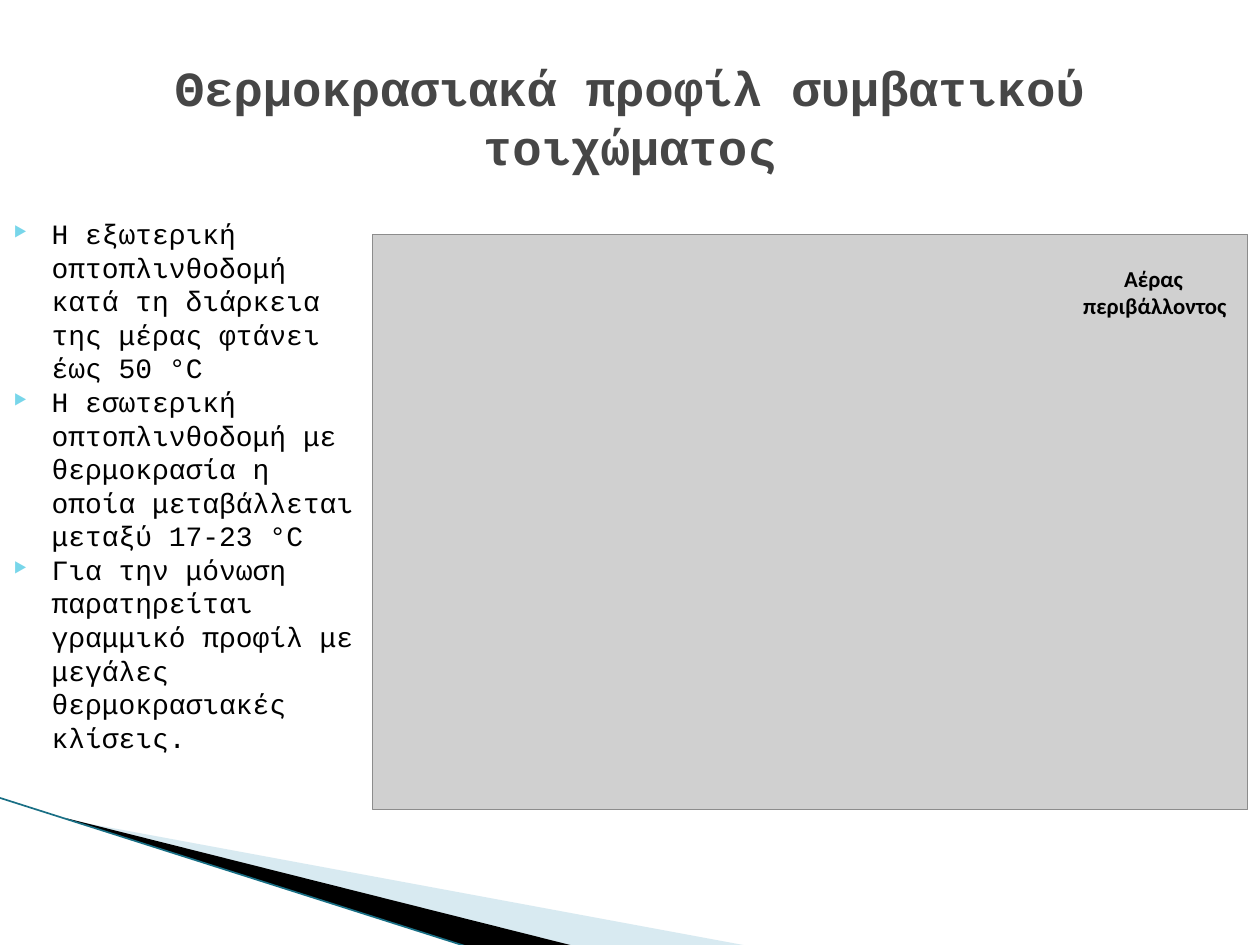
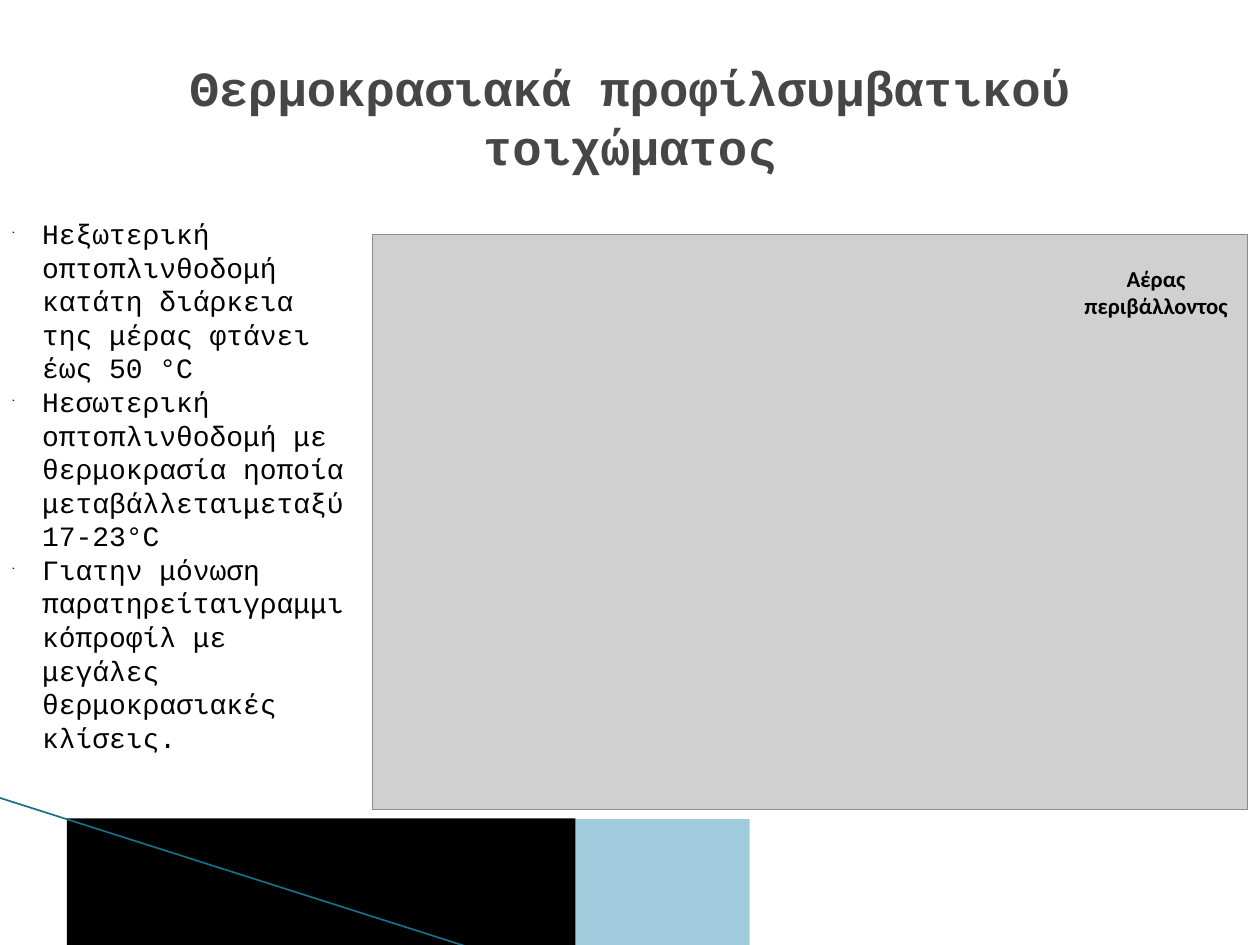
Before and after one commit to DeathNex/bark_GUI, a slide deck: slide 30 of Thesis Documents/Info on bark (chapter 2)/(2) Παρουσίαση πτυχιακής.pptx. Drawn at 1260x945 pixels with LibreOffice and Linux fonts; fonts in the diff are those of the drawing; grey boxes stand for pictures; background and template pictures are left out. Boxes give left, top, right and bottom in pixels: in the first picture for what was removed or moved away, otherwise in the second. Text is boxed around its words. In the diff, an @@ line names an element or a change of style, - is before the commit and + after.

```diff
--- a/Thesis Documents/Info on bark (chapter 2)/(2) Παρουσίαση πτυχιακής.pptx
+++ b/Thesis Documents/Info on bark (chapter 2)/(2) Παρουσίαση πτυχιακής.pptx
@@ text at [190,71,1070,175]: spaces changed @@
-Θερμοκρασιακά προφίλ συμβατικού τοιχώματος
+Θερμοκρασιακά προφίλσυμβατικού τοιχώματος
@@ text at [42,224,344,753]: text changed @@
-‣ Η εξωτερική οπτοπλινθοδομή κατά τη διάρκεια της μέρας φτάνει έως 50 °C
-‣ Η εσωτερική οπτοπλινθοδομή με θερμοκρασία η οποία μεταβάλλεται μεταξύ 17-23 °C
-‣ Για την μόνωση παρατηρείται γραμμικό προφίλ με μεγάλες θερμοκρασιακές κλίσεις.
+‣ Ηεξωτερική οπτοπλινθοδομή κατάτη διάρκεια της μέρας φτάνει έως 50 °C
+‣ Ηεσωτερική οπτοπλινθοδομή με θερμοκρασία ηοποία μεταβάλλεταιμεταξύ 17-23°C
+‣ Γιατην μόνωση παρατηρείταιγραμμικόπροφίλ με μεγάλες θερμοκρασιακές κλίσεις.
@@ line (0, 798) - (467, 945): stroke #97C5D8 0.95 pt to #196F85 0.96 pt @@
@@ freeform shape removed at [67,818,576,945] @@
@@ rectangle added at [67,818,576,945], fill #000000 @@
@@ freeform shape removed at [69,819,750,945] @@
@@ rectangle added at [69,819,750,945], fill #9FCBDC @@
```
Also in this commit, not shown: 33 other slides changed, 53 other files.
